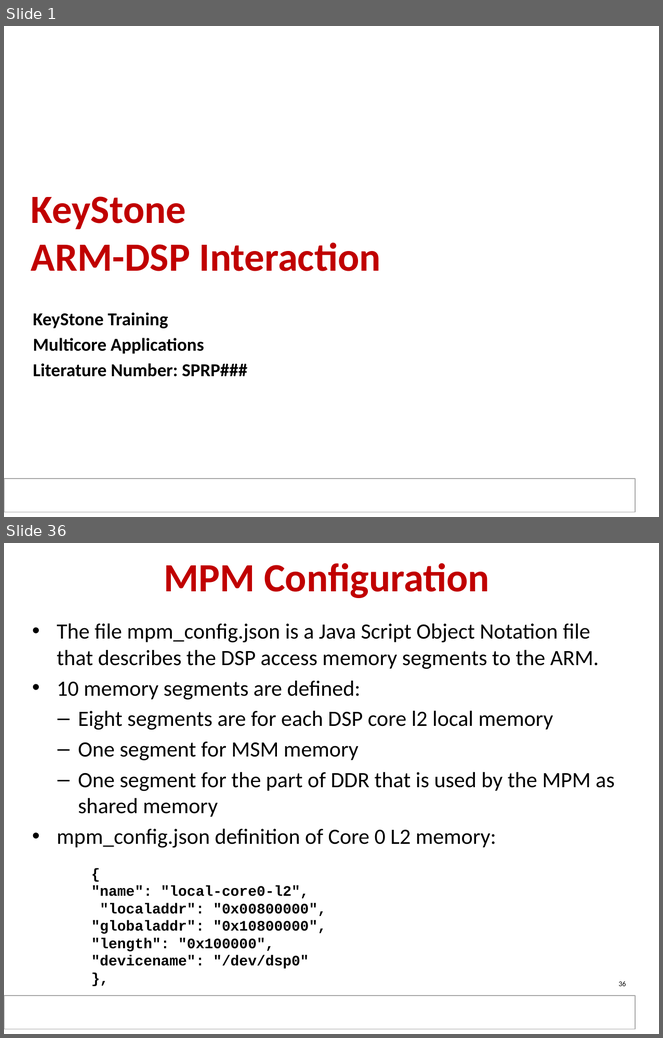
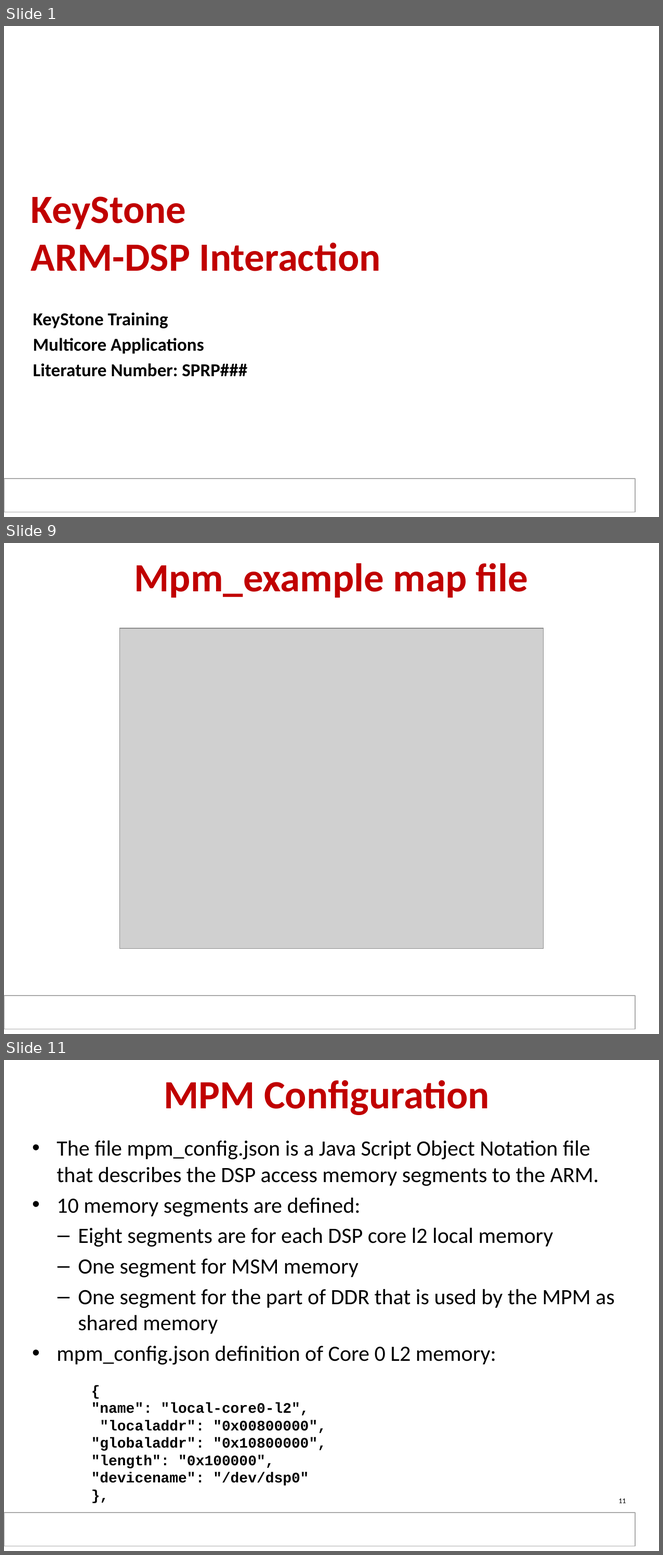
Before and after one commit to hari1989/keystone-workshop, a slide deck: slides/KeyStone ARM DSP.pptx. Shown one above the other, each under a label of ours: slides 1 and 36 before the commit, slides 1, 9 and 11 after it; the slides between them are not shown. The pictures are 663x1038 and 663x1555 pixels, drawn with LibreOffice and Linux fonts; fonts in the diff are those of the drawing; grey boxes stand for pictures; background and template pictures are left out. Boxes give left, top, right and bottom in pixels: in the first picture for what was removed or moved away, otherwise in the second. Text is boxed around its words. In the diff, an @@ line names an element or a change of style, - is before the commit and + after.

```diff
--- a/slides/KeyStone ARM DSP.pptx
+++ b/slides/KeyStone ARM DSP.pptx
@@ slide 9 added at (4, 543, 659, 1034), background #FFFFFF; not listed: 1 template element that a slide beside it also shows @@
@@ title added at (135, 563, 528, 598), 44 pt, text #C00000, bold @@
+Mpm_example map file
@@ picture added at (120, 628, 544, 949) @@
@@ what was slide 36 is now slide 11 @@
@@ page number at (619, 1499, 626, 1504): text changed @@
-36
+11
```
Also in this commit, not shown: 2 slides changed, 8 other slides added.
